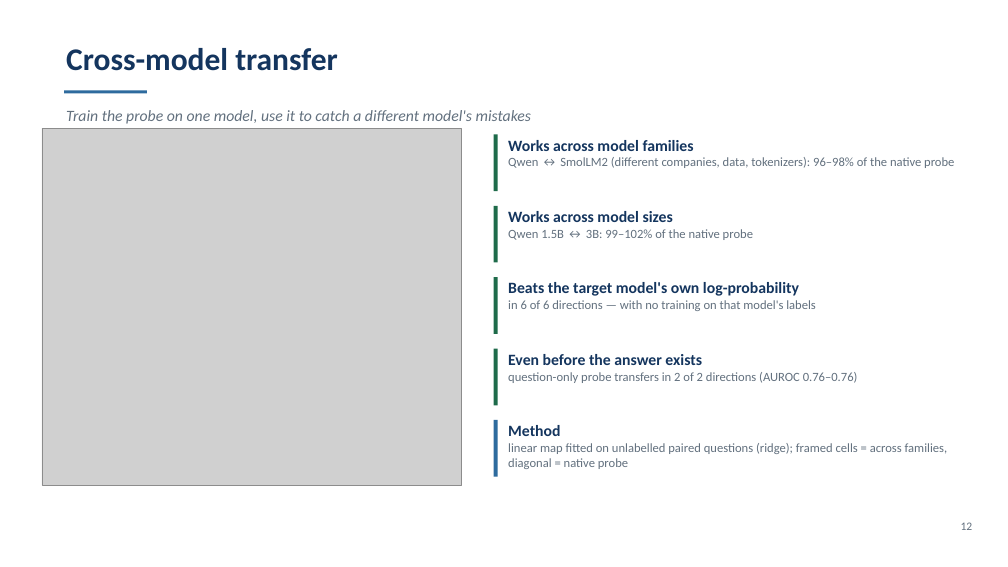
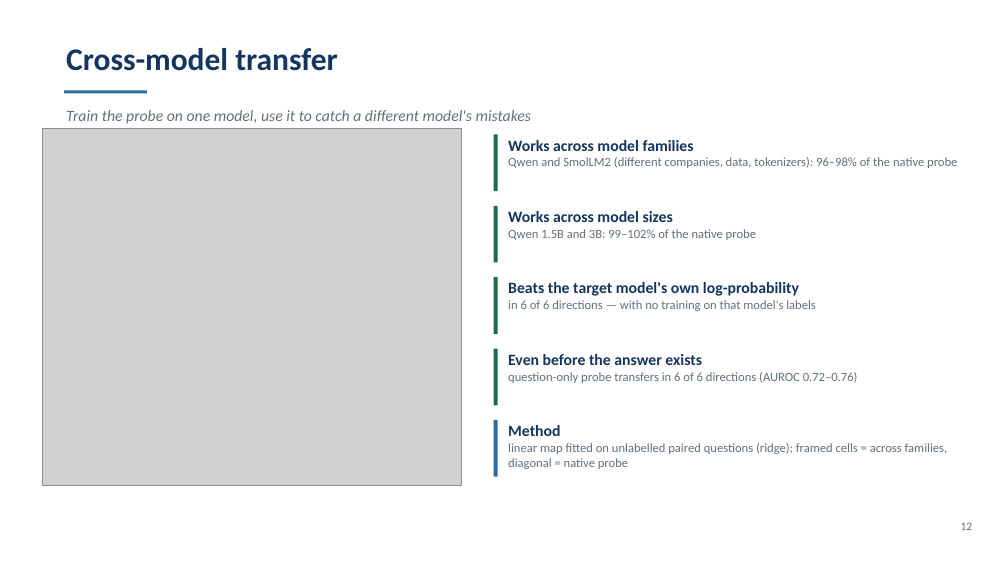
Before and after one commit to Raghuramjella/hallucination-probe, a slide deck: slide 12 of Final_Review_PPT.pptx. Drawn at 1008x567 pixels with LibreOffice and Linux fonts; fonts in the diff are those of the drawing; grey boxes stand for pictures. Boxes give left, top, right and bottom in pixels: in the first picture for what was removed or moved away, otherwise in the second. Text is boxed around its words. In the diff, an @@ line names an element or a change of style, - is before the commit and + after.

```diff
--- a/Final_Review_PPT.pptx
+++ b/Final_Review_PPT.pptx
@@ text at [508,157,957,168]: text changed @@
-Qwen ↔ SmolLM2 (different companies, data, tokenizers): 96–98% of the native probe
+Qwen and SmolLM2 (different companies, data, tokenizers): 96–98% of the native probe
@@ text at [508,229,756,240]: text changed @@
-Qwen 1.5B ↔ 3B: 99–102% of the native probe
+Qwen 1.5B and 3B: 99–102% of the native probe
@@ text at [508,372,858,383]: text changed @@
-question-only probe transfers in 2 of 2 directions (AUROC 0.76–0.76)
+question-only probe transfers in 6 of 6 directions (AUROC 0.72–0.76)
```
Also in this commit, not shown: 8 other files.
